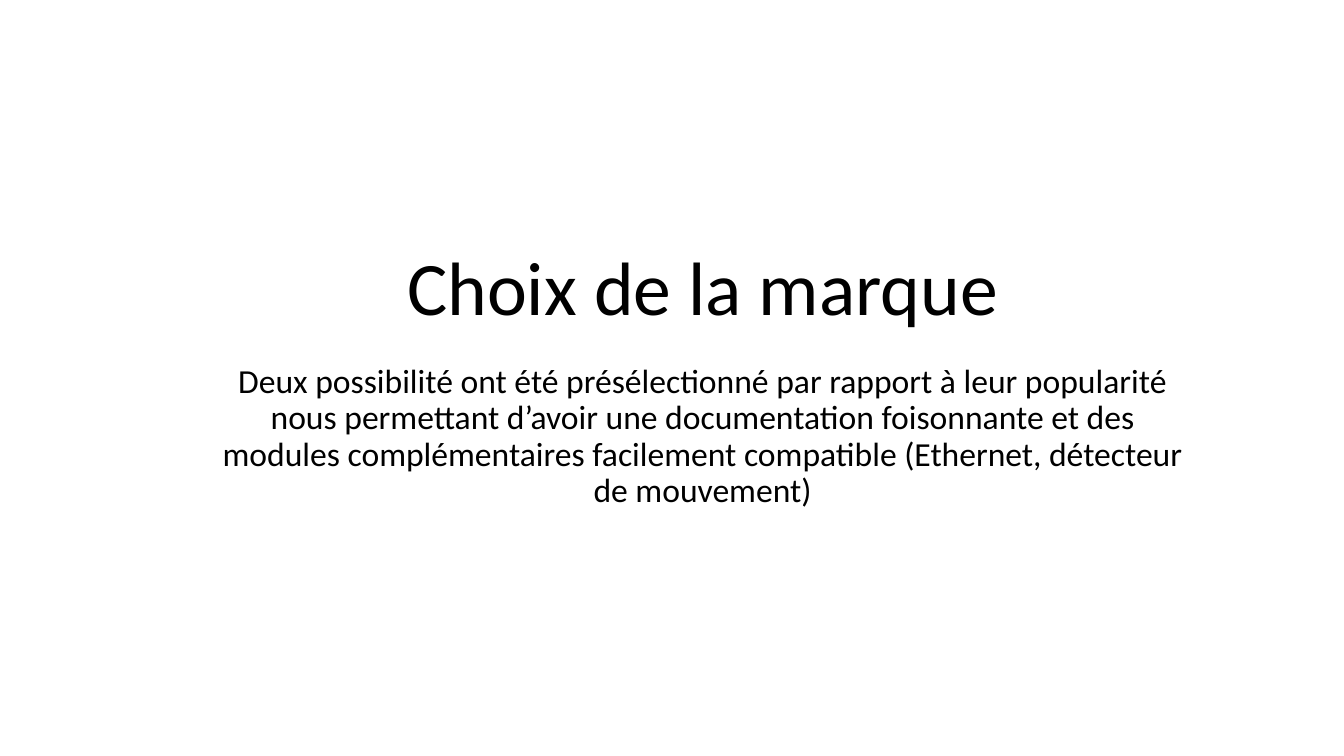
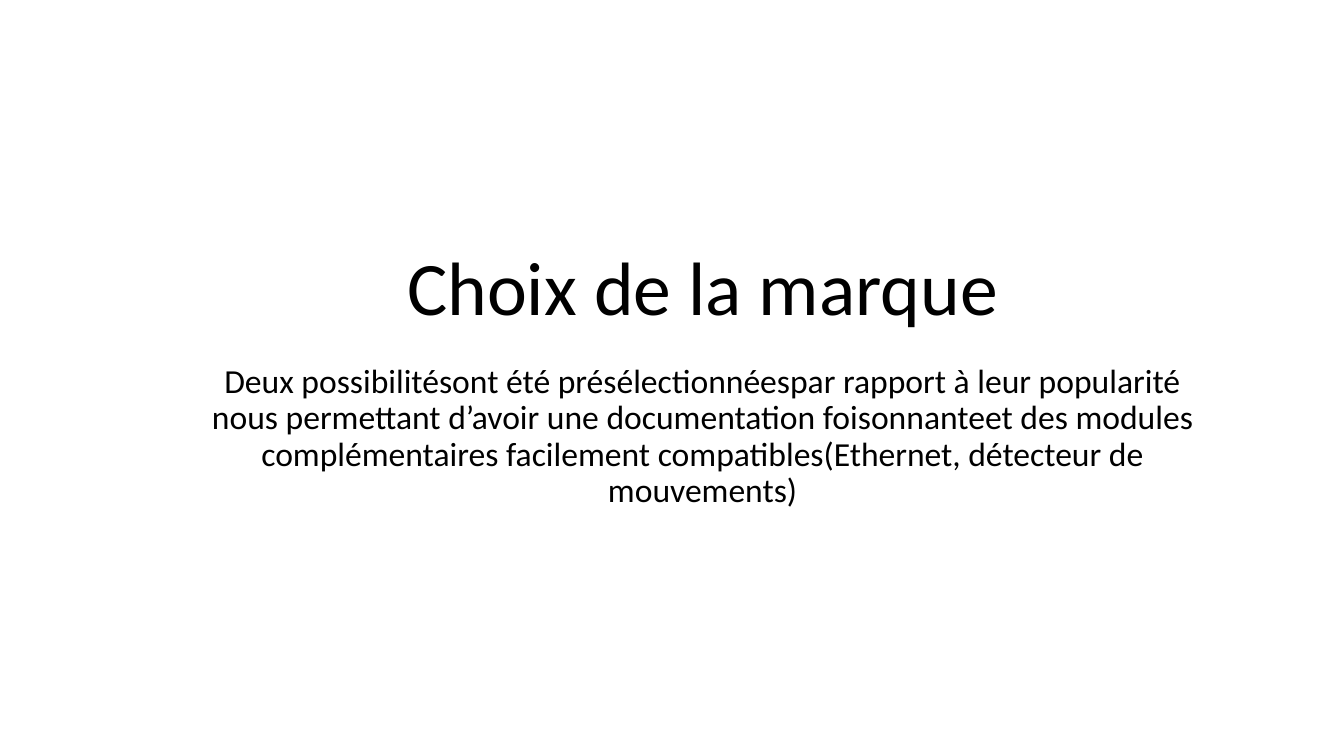
Before and after one commit to OceanStream-X-MiageSorbonne/Boitier, a slide deck: slide 2 of Documentation/Architecture Technique/Choix Hardware.pptx. Drawn at 1344x756 pixels with LibreOffice and Linux fonts; fonts in the diff are those of the drawing; background and template pictures are left out. Boxes give left, top, right and bottom in pixels: in the first picture for what was removed or moved away, otherwise in the second. Text is boxed around its words. In the diff, an @@ line names an element or a change of style, - is before the commit and + after.

```diff
--- a/Documentation/Architecture Technique/Choix Hardware.pptx
+++ b/Documentation/Architecture Technique/Choix Hardware.pptx
@@ subtitle at (x1=212, y1=369, x2=1193, y2=507): text changed @@
-Deux possibilité ont été présélectionné par rapport à leur popularité nous permettant d’avoir une documentation foisonnante et des modules complémentaires facilement compatible (Ethernet, détecteur de mouvement)
+Deux possibilitésont été présélectionnéespar rapport à leur popularité nous permettant d’avoir une documentation foisonnanteet des modules complémentaires facilement compatibles(Ethernet, détecteur de mouvements)
```
Also in this commit, not shown: 7 other slides changed, 1 other file.
